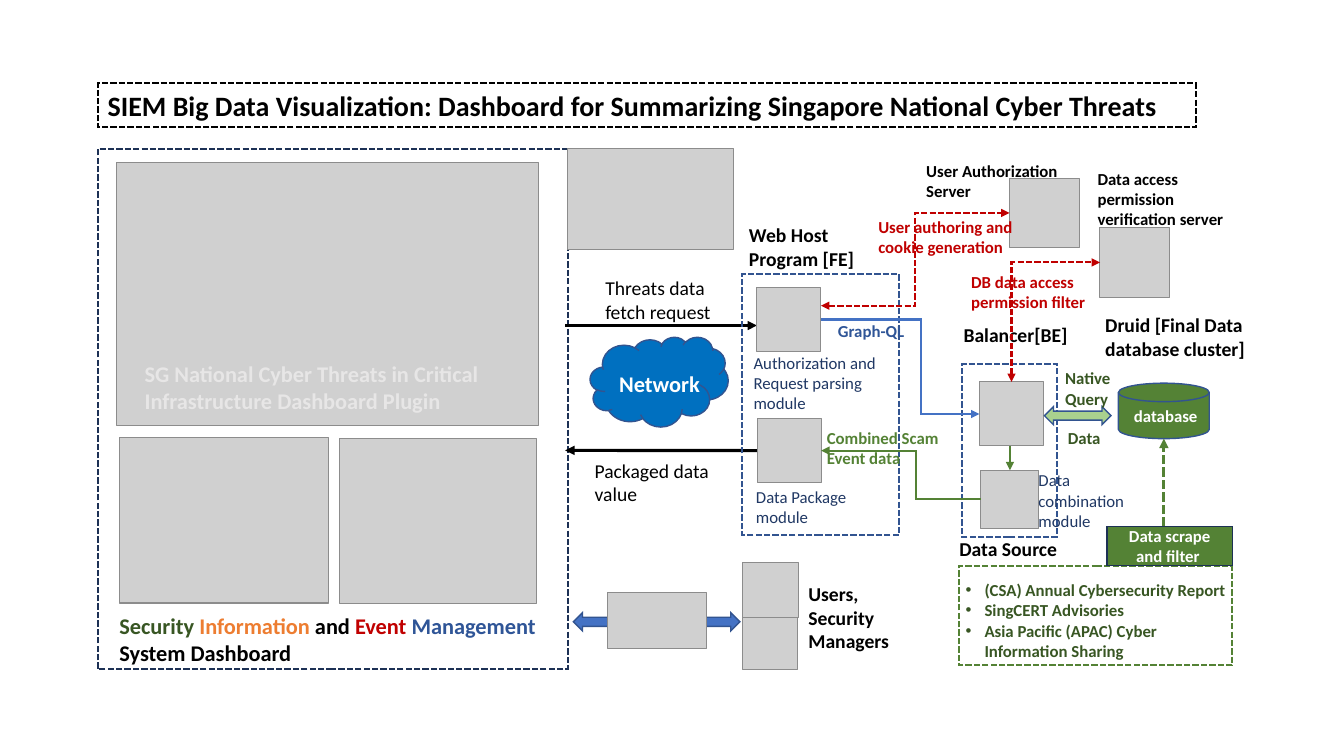
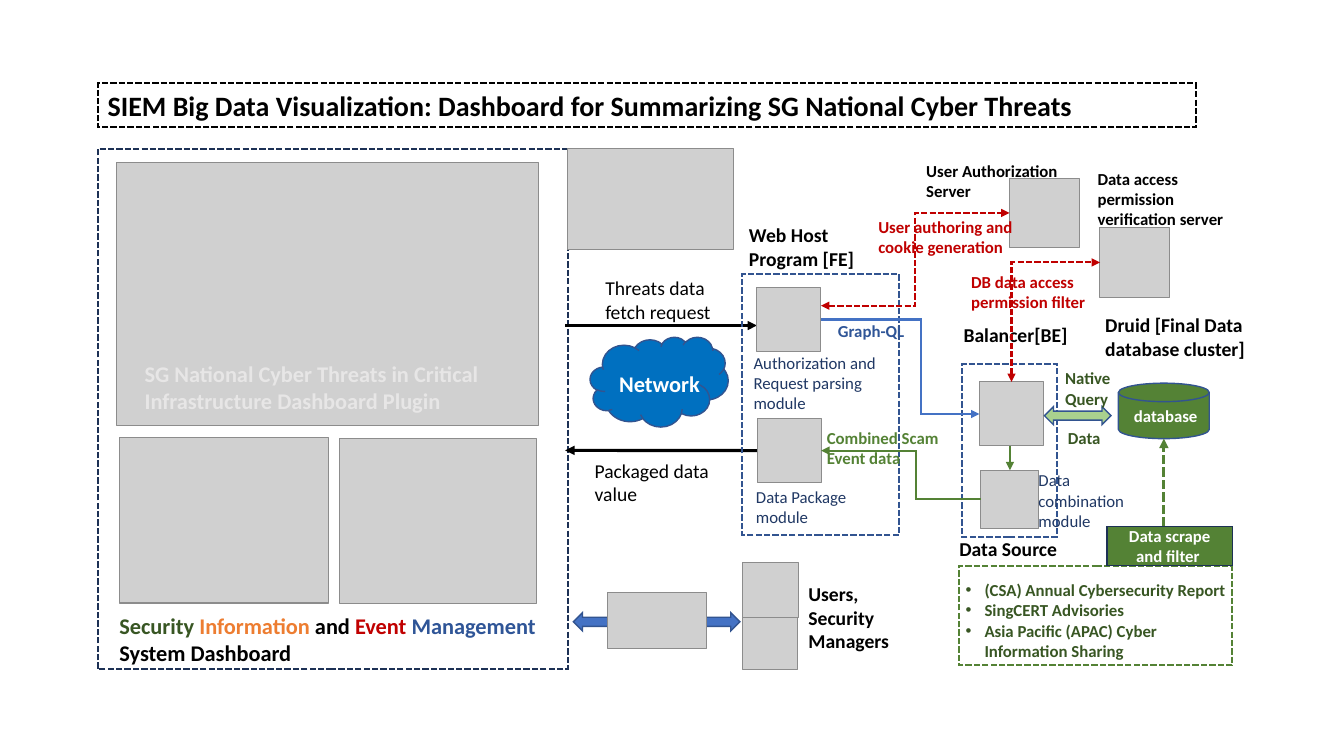
Before and after one commit to LiuYuancheng/IT_OT_IoT_Cyber_Security_Workshop, a slide deck: slide 1 of others/SIEM_Visulization_National_Threats/img/designDoc.pptx. Drawn at 1344x756 pixels with LibreOffice and Linux fonts; fonts in the diff are those of the drawing; grey boxes stand for pictures. Boxes give left, top, right and bottom in pixels: in the first picture for what was removed or moved away, otherwise in the second. Text is boxed around its words. In the diff, an @@ line names an element or a change of style, - is before the commit and + after.

Commit message:
update the doc

```diff
--- a/others/SIEM_Visulization_National_Threats/img/designDoc.pptx
+++ b/others/SIEM_Visulization_National_Threats/img/designDoc.pptx
@@ text in rectangle at <box>108,96,1071,121</box>: text changed @@
-SIEM Big Data Visualization: Dashboard for Summarizing Singapore National Cyber Threats
+SIEM Big Data Visualization: Dashboard for Summarizing SG National Cyber Threats
```
